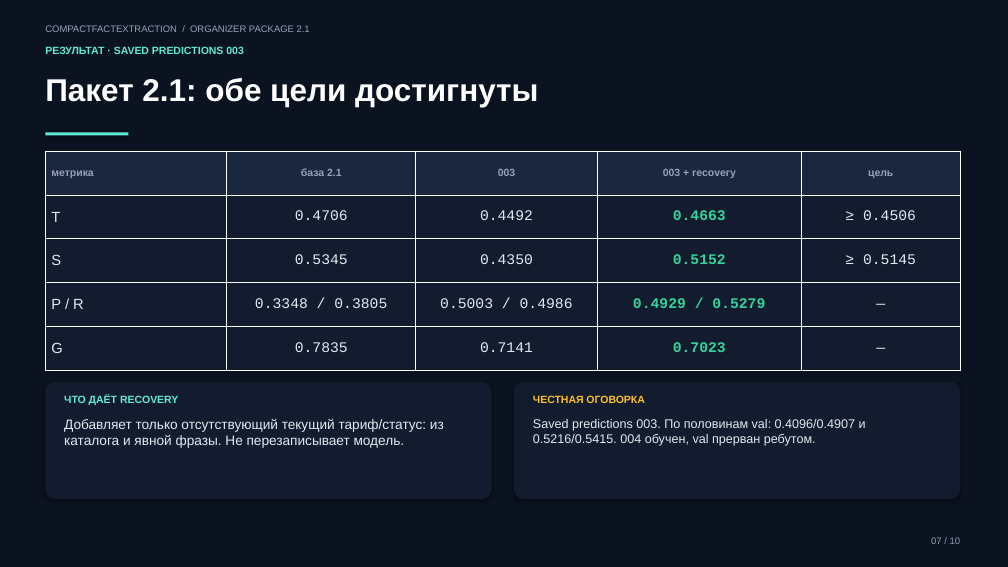
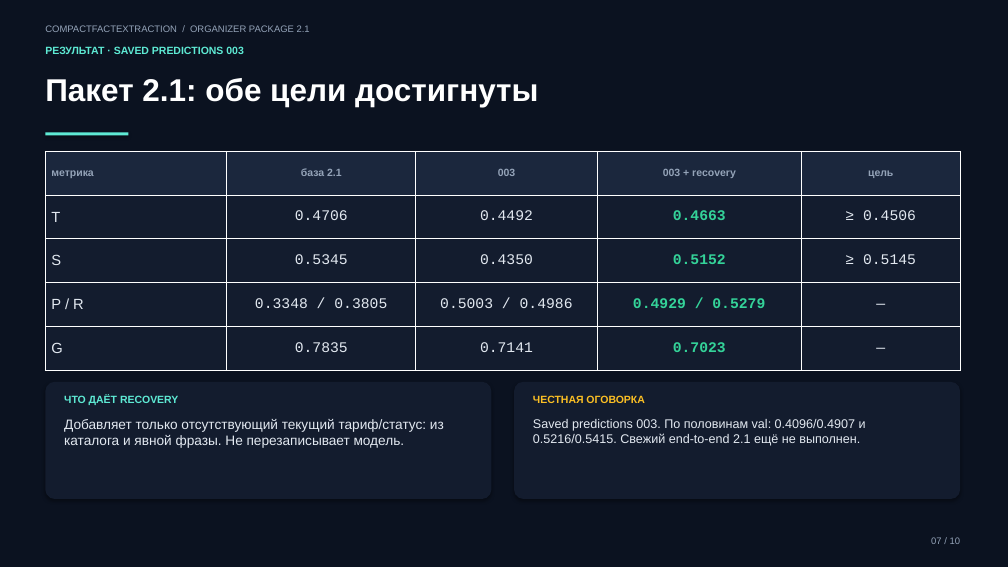
Before and after one commit to s1eelmouse/MWS, a slide deck: slide 7 of docs/defense-deck.pptx. Drawn at 1008x567 pixels with LibreOffice and Linux fonts; fonts in the diff are those of the drawing. Boxes give left, top, right and bottom in pixels: in the first picture for what was removed or moved away, otherwise in the second. Text is boxed around its words. In the diff, an @@ line names an element or a change of style, - is before the commit and + after.

```diff
--- a/docs/defense-deck.pptx
+++ b/docs/defense-deck.pptx
@@ text at [533, 419, 866, 446]: text changed @@
-Saved predictions 003. По половинам val: 0.4096/0.4907 и 0.5216/0.5415. 004 обучен, val прерван ребутом.
+Saved predictions 003. По половинам val: 0.4096/0.4907 и 0.5216/0.5415. Свежий end-to-end 2.1 ещё не выполнен.
```
Also in this commit, not shown: 1 other slide changed, 18 other files.
